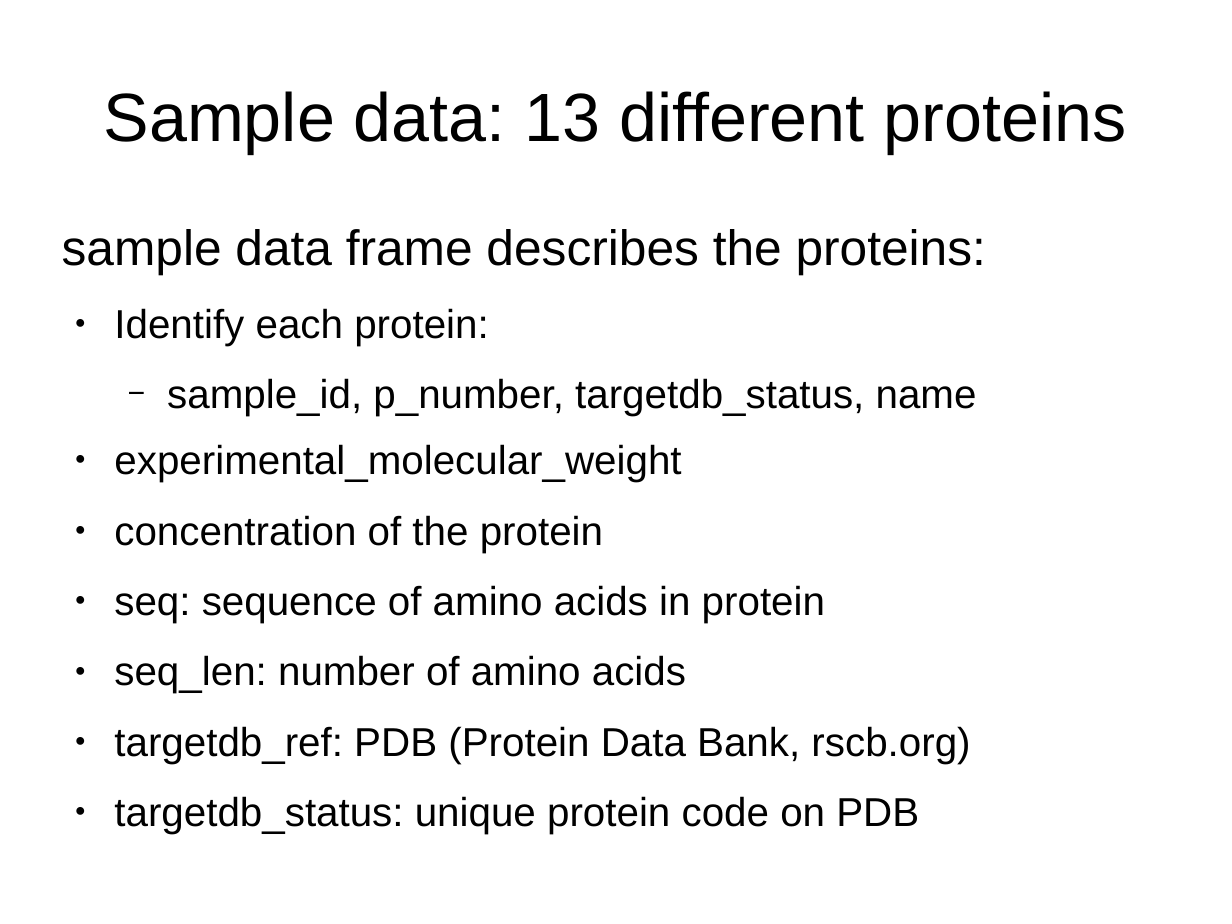
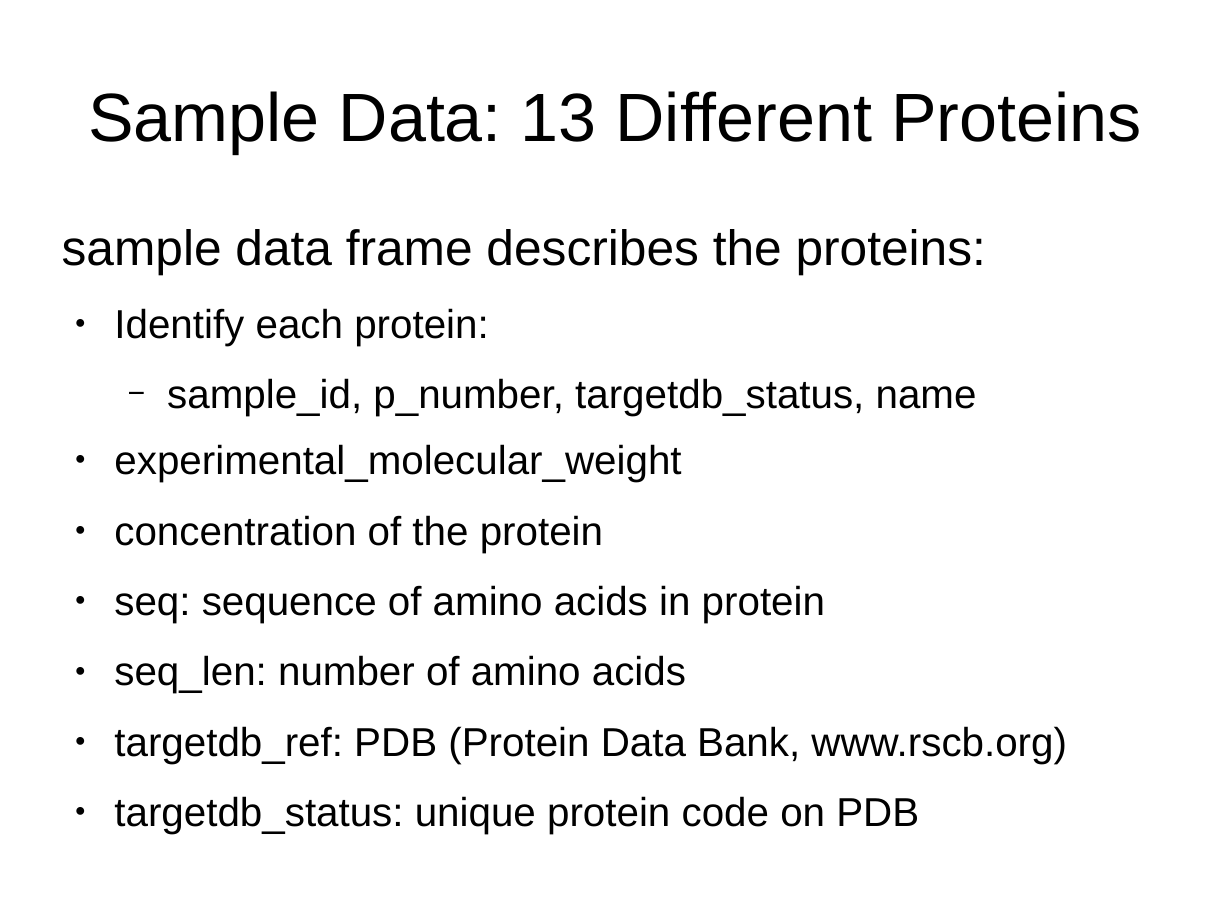
Before and after one commit to ubccr/hsws, a slide deck: slide 23 of slides/project-intro.odp. Drawn at 1232x924 pixels with LibreOffice and Linux fonts; fonts in the diff are those of the drawing. Boxes give left, top, right and bottom in pixels: in the first picture for what was removed or moved away, otherwise in the second. Text is boxed around its words. In the diff, an @@ line names an element or a change of style, - is before the commit and + after.

Commit message:
Changes to protein explorations project section, small changes to schedule and project intro slides.

```diff
--- a/slides/project-intro.odp
+++ b/slides/project-intro.odp
@@ title at (88, 91, 1141, 153): text changed @@
-Sample data: 13 different proteins
+Sample Data: 13 Different Proteins
@@ text at (114, 726, 1067, 764): text changed @@
-● targetdb_ref: PDB (Protein Data Bank, rscb.org)
+● targetdb_ref: PDB (Protein Data Bank, www.rscb.org)
```
Also in this commit, not shown: 13 other slides changed, 5 other files.
